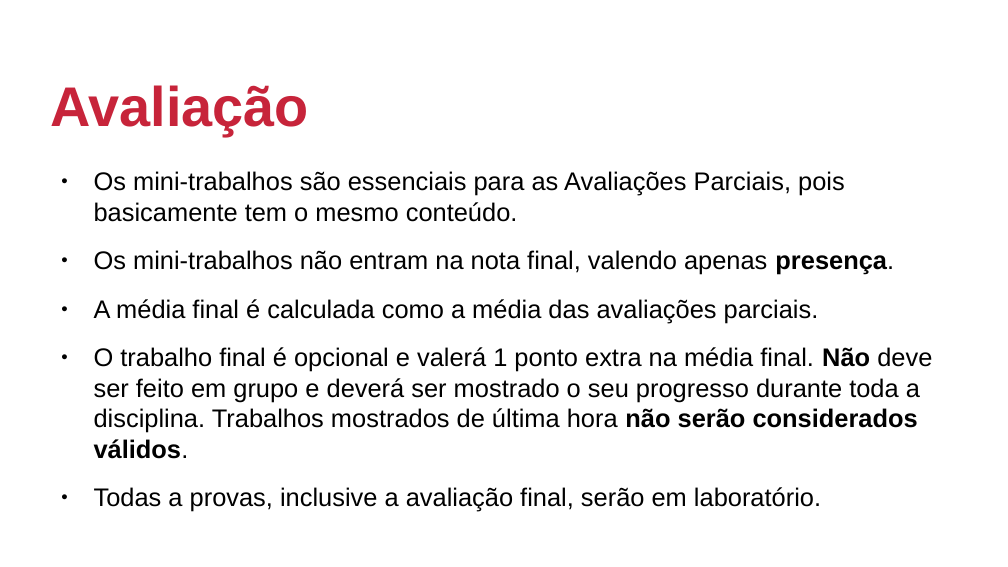
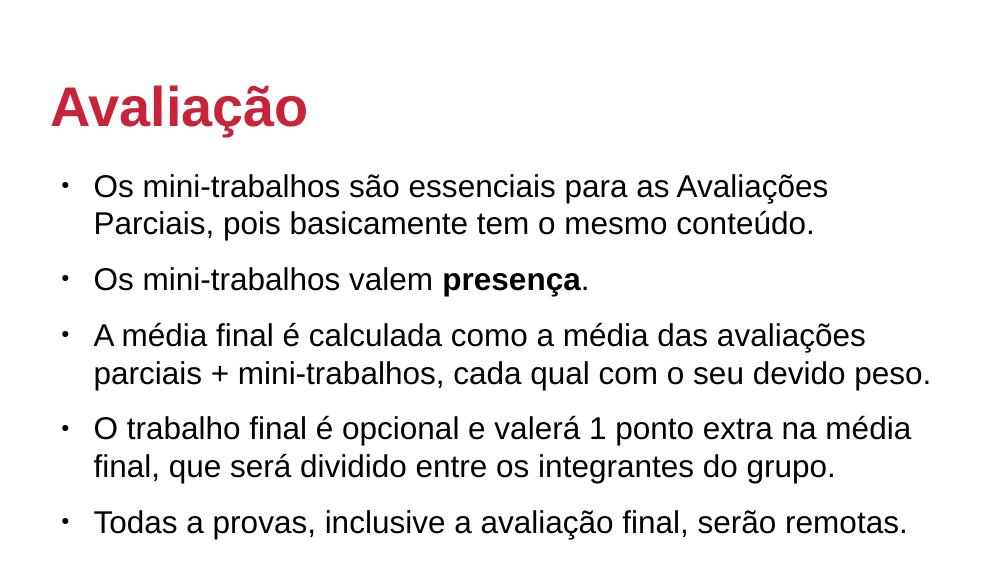
Before and after one commit to jeffersoncarvalho/pidm-2020_2, a slide deck: slide 5 of SLIDES/parte_01/aula00-introdução.odp. Drawn at 1008x567 pixels with LibreOffice and Linux fonts; fonts in the diff are those of the drawing; background and template pictures are left out. Boxes give left, top, right and bottom in pixels: in the first picture for what was removed or moved away, otherwise in the second. Text is boxed around its words. In the diff, an @@ line names an element or a change of style, - is before the commit and + after.

```diff
--- a/SLIDES/parte_01/aula00-introdução.odp
+++ b/SLIDES/parte_01/aula00-introdução.odp
@@ text at (94,174,829,240): size 20 to 24.8 pt in "Os mini-trabalhos são essenciais para as Avaliações ..." @@
@@ text at (94,267,931,539): text changed; size 20 to 24.8 pt @@
-● Os mini-trabalhos não entram na nota final, valendo apenas presença.
-● A média final é calculada como a média das avaliações parciais.
-● O trabalho final é opcional e valerá 1 ponto extra na média final. Não deve ser feito em grupo e deverá ser mostrado o seu progresso durante toda a disciplina. Trabalhos mostrados de última hora não serão considerados válidos.
-● Todas a provas, inclusive a avaliação final, serão em laboratório.
+● Os mini-trabalhos valem presença.
+● A média final é calculada como a média das avaliações parciais + mini-trabalhos, cada qual com o seu devido peso.
+● O trabalho final é opcional e valerá 1 ponto extra na média final, que será dividido entre os integrantes do grupo.
+● Todas a provas, inclusive a avaliação final, serão remotas.
```
Also in this commit, not shown: 1 other file.
